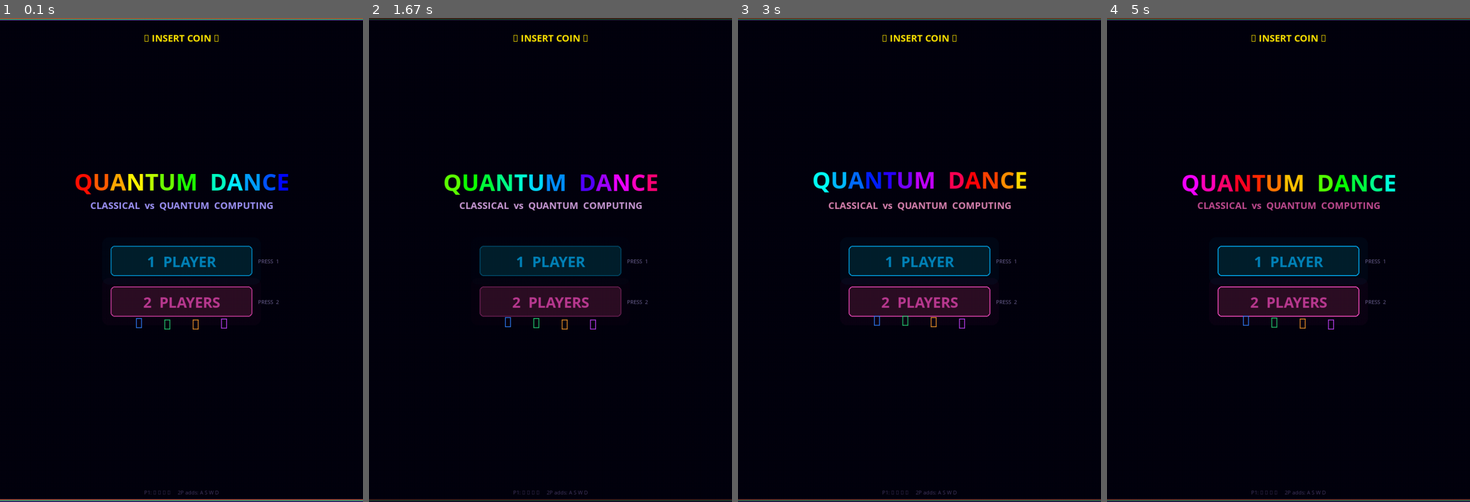
Above: before the commit, frames 1-4 (left to right).
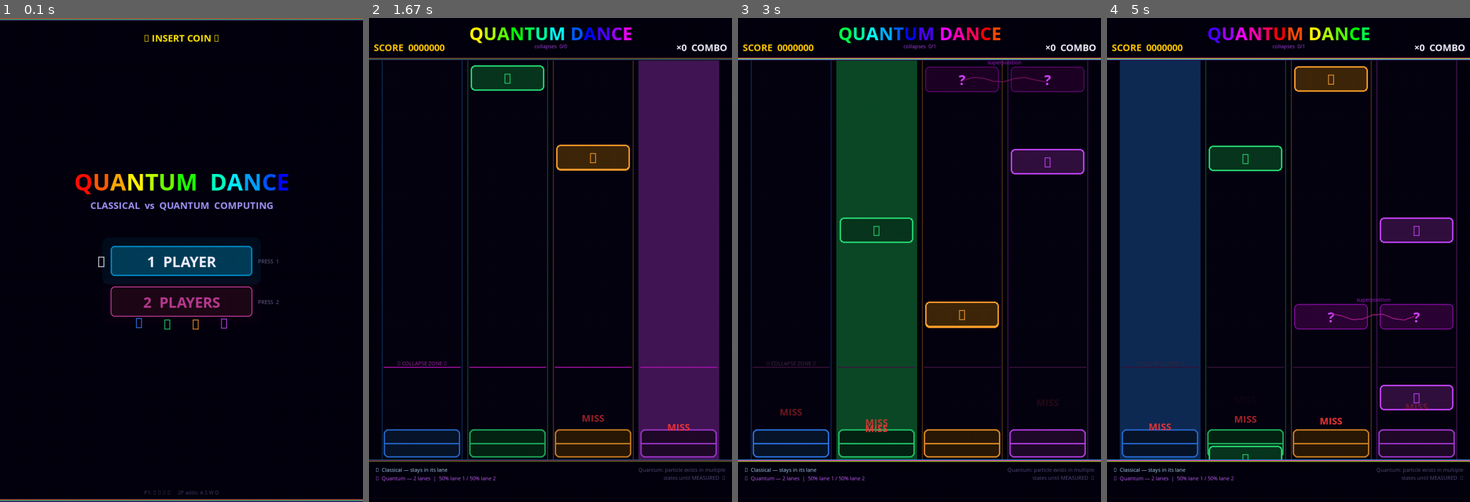
Above: after the commit, the same moments.

Repository: parzival1401/mobile_quantum-
Game: pygame game, started from dance_dance/quantum_optimized.py
Same seed, same stepped clock (60 frames per second), same inputs: the game is played once before the commit and once after it.
Inputs (mouse positions are in pixels of both pictures, inside the frame that each line leads up to):
- Up to frame 1 (0.1 s): no input
- Up to frame 2 (1.67 s): tap Enter at 0.33, 0.67 s; hold Up 1-1.47 s; move the mouse to (666, 245) at 1.03 s; hold Right from 1.5 s (still down); tap  at 1.65 s
- Up to frame 3 (3 s): release Right at 1.97 s; hold Left 2-2.53 s; tap  at 2.15 s; hold Down 2.57-2.87 s; hold Down from 2.9 s (still down)
- Up to frame 4 (5 s): tap  at 3.05, 3.48, 4.55, 4.95 s; release Down at 3.3 s; hold Down 3.33-3.7 s; hold Right 3.73-4.37 s; tap \ at 3.88 s; hold Down 4.4-4.77 s; hold Left from 4.8 s (still down)

The runs differ from the first frame. In frame 1, 2.3% of the frame differs, in the area x 26-70%, y 47-54%; in frame 2, 36%; in frame 3, 35%; in frame 4, 40%, in the area x 0-100%, y 0-100%.

Commit message:
Improve menu navigation + highlight + SELECT exits game
Menu:
- UP/DOWN/LEFT/RIGHT all toggle 1P↔2P
- Selected button highlighted with brighter fill + ► arrow indicator
- RETURN/SPACE on keyboard confirms
- SELECT does nothing (no exit)
- START confirms and goes to song select

Song select: SELECT exits back to menu (was MAT_LEFT)

Gameplay: SELECT on any mat exits back to menu

Co-Authored-By: Claude Sonnet 4.6 <noreply@anthropic.com>

Diff:
--- a/dance_dance/quantum_optimized.py
+++ b/dance_dance/quantum_optimized.py
@@ -1293,7 +1293,7 @@
                   F_MENUSM, sub_col)
     screen.blit(sub, (SW // 2 - sub.get_width() // 2, SH // 2 - 130))
 
-    # ── Buttons — pre-baked glow ──────────────────────────────────────────────
+    # ── Buttons — highlight selected player count ─────────────────────────────
     btn_w, btn_h = 300, 64
     gap  = 22
     bx   = SW // 2 - btn_w // 2
@@ -1302,25 +1302,33 @@
     mx, my = pygame.mouse.get_pos()
     pulse = 0.7 + 0.3 * math.sin(t * 0.10)
 
-    for by, label, key_hint, base_col in [
+    for idx, (by, label, key_hint, base_col) in enumerate([
         (by1, "1  PLAYER",  "PRESS  1", (0, 180, 255)),
         (by2, "2  PLAYERS", "PRESS  2", (255, 80, 200)),
-    ]:
-        rect  = pygame.Rect(bx, by, btn_w, btn_h)
-        hover = rect.collidepoint(mx, my)
-        r, g, b = base_col
-        bcol  = (int(r * pulse), int(g * pulse), int(b * pulse))
-
-        # Pre-baked glow — single blit with set_alpha
+    ]):
+        rect     = pygame.Rect(bx, by, btn_w, btn_h)
+        hover    = rect.collidepoint(mx, my)
+        selected = (idx + 1) == n_players   # highlight currently selected mode
+        active   = selected or hover
+        r, g, b  = base_col
+        bcol     = (int(r * pulse), int(g * pulse), int(b * pulse))
+
         glow = _get_btn_glow(btn_w, btn_h, base_col)
-        glow.set_alpha(int(220 * pulse) if hover else int(100 * pulse))
+        glow.set_alpha(int(240 * pulse) if active else int(60 * pulse))
         screen.blit(glow, (bx - 18, by - 18))
 
-        fill = (int(r*0.18), int(g*0.18), int(b*0.18))
-        pygame.draw.rect(screen, fill,  rect, border_radius=8)
-        pygame.draw.rect(screen, bcol,  rect, 2, border_radius=8)
-
-        lbl  = _tcache(('btn_lbl', label, hover), label, F_MENU, WHITE if hover else bcol)
+        fill = (int(r*0.35), int(g*0.35), int(b*0.35)) if selected else (int(r*0.12), int(g*0.12), int(b*0.12))
+        border_w = 3 if selected else 2
+        pygame.draw.rect(screen, fill, rect, border_radius=8)
+        pygame.draw.rect(screen, bcol, rect, border_w, border_radius=8)
+
+        # Arrow indicator on selected row
+        if selected:
+            arrow = _tcache(('menu_sel_arrow', idx), "►", F_MENU, WHITE)
+            screen.blit(arrow, (bx - arrow.get_width() - 10,
+                                rect.centery - arrow.get_height() // 2))
+
+        lbl  = _tcache(('btn_lbl', label, active), label, F_MENU, WHITE if active else bcol)
         hint = _tcache(('btn_hint', key_hint), key_hint, F_XSM, (120, 110, 160))
         screen.blit(lbl,  (rect.centerx - lbl.get_width() // 2,
                            rect.centery - lbl.get_height() // 2))
@@ -1750,6 +1758,12 @@
                 elif event.type == pygame.KEYDOWN:
                     if event.key == pygame.K_ESCAPE:
                         pygame.quit(); sys.exit()
+                    elif event.key in (pygame.K_UP, pygame.K_DOWN,
+                                       pygame.K_LEFT, pygame.K_RIGHT):
+                        n_players = 2 if n_players == 1 else 1
+                    elif event.key in (pygame.K_RETURN, pygame.K_SPACE):
+                        song_cursor = 0
+                        game_state  = GameState.SONG_SELECT
                     elif event.key == pygame.K_1:
                         n_players   = 1
                         song_cursor = 0
@@ -1768,14 +1782,14 @@
                         song_cursor = 0
                         game_state  = GameState.SONG_SELECT
                 elif event.type == pygame.JOYBUTTONDOWN:
-                    # UP/DOWN navigate between 1P and 2P
-                    if event.button in (MAT_UP, MAT_DOWN):
+                    # UP/DOWN (and LEFT/RIGHT) navigate between 1P and 2P
+                    if event.button in (MAT_UP, MAT_DOWN, MAT_LEFT, MAT_RIGHT):
                         n_players = 2 if n_players == 1 else 1
                     # START confirms — go to song select
                     elif event.button == MAT_START:
                         song_cursor = 0
                         game_state  = GameState.SONG_SELECT
-                    # SELECT on main menu does nothing (no exit)
+                    # SELECT does nothing on main menu
             continue
 
         # ── SONG SELECT ───────────────────────────────────────────────────────
@@ -1860,6 +1874,10 @@
                             p2.handle_key(i)
 
             elif event.type == pygame.JOYBUTTONDOWN:
+                # SELECT exits game back to menu from any player's mat
+                if event.button == MAT_SELECT:
+                    stop_game()
+                    break
                 key = (event.joy, event.button)
                 if tick - _mat_last.get(key, -_MAT_DEBOUNCE) >= _MAT_DEBOUNCE:
                     _mat_last[key] = tick
